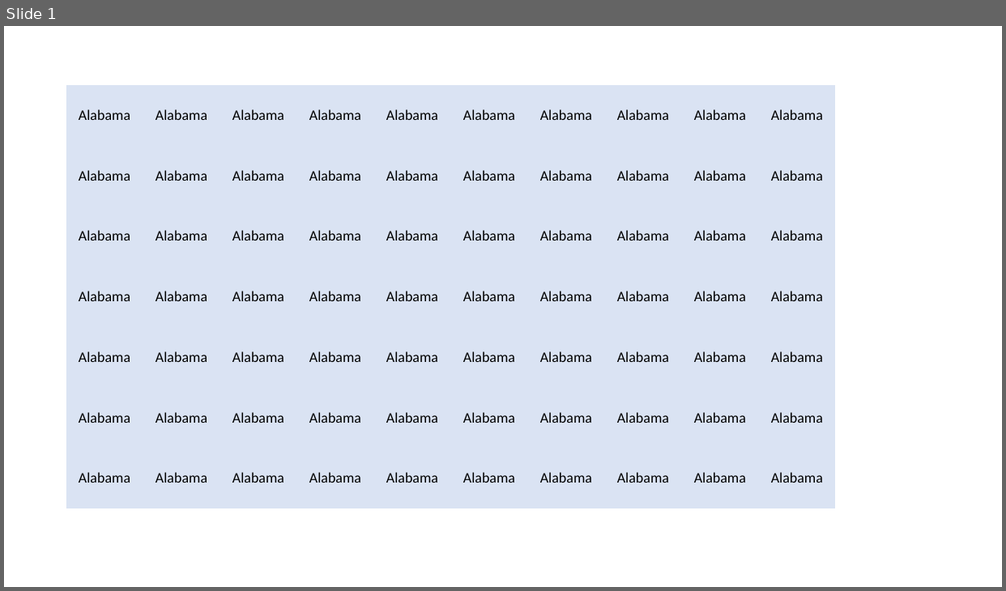
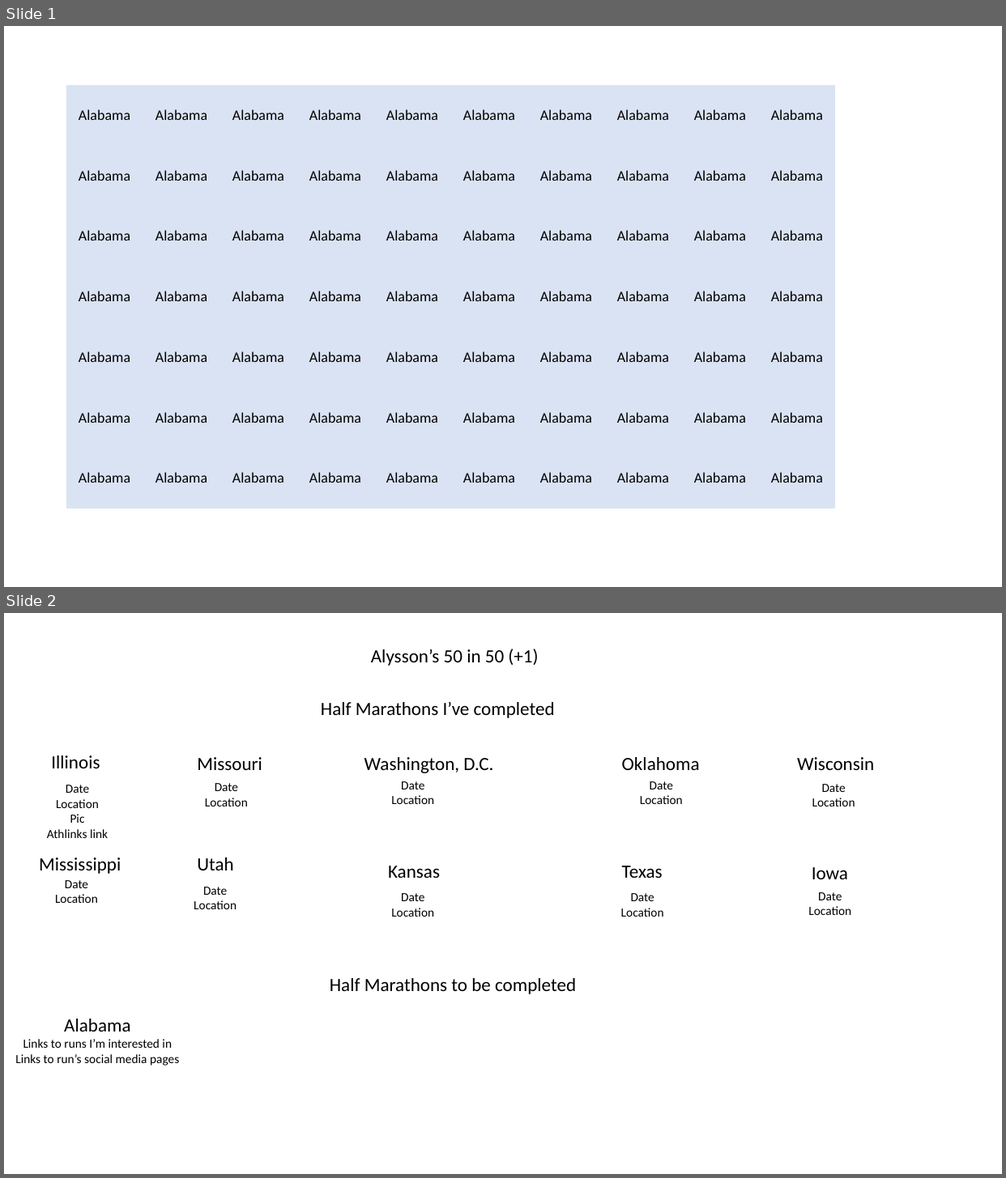
Before and after one commit to acnaumann/html-me-something, a slide deck: Layout.pptx. Shown one above the other, each under a label of ours: slide 1 before the commit, slides 1 and 2 after it. The pictures are 1006x591 and 1006x1178 pixels, drawn with LibreOffice and Linux fonts; fonts in the diff are those of the drawing. Boxes give left, top, right and bottom in pixels: in the first picture for what was removed or moved away, otherwise in the second. Text is boxed around its words. In the diff, an @@ line names an element or a change of style, - is before the commit and + after.

```diff
--- a/Layout.pptx
+++ b/Layout.pptx
@@ slide 2 added at box(4, 613, 1002, 1174), background #FFFFFF @@
@@ text added at box(371, 649, 538, 666), 18 pt, text #000000 @@
+Alysson’s 50 in 50 (+1)
@@ text added at box(321, 702, 555, 718), 18 pt, text #000000 @@
+Half Marathons I’ve completed
@@ text added at box(51, 756, 100, 769), 18 pt, text #000000 @@
+Illinois
@@ text added at box(197, 757, 262, 770), 18 pt, text #000000 @@
+Missouri
@@ text added at box(364, 757, 493, 773), 18 pt, text #000000 @@
+Washington, D.C.
@@ text added at box(622, 757, 700, 770), 18 pt, text #000000 @@
+Oklahoma
@@ text added at box(797, 757, 874, 770), 18 pt, text #000000 @@
+Wisconsin
@@ text added at box(391, 781, 434, 804), 12 pt, text #000000 @@
+Date
+Location
@@ text added at box(640, 781, 683, 804), 12 pt, text #000000 @@
+Date
+Location
@@ text added at box(47, 785, 108, 838), 12 pt, text #000000 @@
+Date
+Location
+Pic
+Athlinks link
@@ text added at box(205, 783, 248, 807), 12 pt, text #000000 @@
+Date
+Location
@@ text added at box(812, 784, 855, 807), 12 pt, text #000000 @@
+Date
+Location
@@ text added at box(39, 858, 121, 874), 18 pt, text #000000 @@
+Mississippi
@@ text added at box(197, 858, 233, 871), 18 pt, text #000000 @@
+Utah
@@ text added at box(388, 866, 440, 878), 18 pt, text #000000 @@
+Kansas
@@ text added at box(622, 866, 663, 878), 18 pt, text #000000 @@
+Texas
@@ text added at box(812, 867, 848, 879), 18 pt, text #000000 @@
+Iowa
@@ text added at box(55, 880, 98, 903), 12 pt, text #000000 @@
+Date
+Location
@@ text added at box(194, 887, 236, 909), 12 pt, text #000000 @@
+Date
+Location
@@ text added at box(391, 893, 434, 917), 12 pt, text #000000 @@
+Date
+Location
@@ text added at box(621, 893, 664, 917), 12 pt, text #000000 @@
+Date
+Location
@@ text added at box(808, 892, 851, 915), 12 pt, text #000000 @@
+Date
+Location
@@ text added at box(330, 978, 576, 995), 18 pt, text #000000 @@
+Half Marathons to be completed
@@ text added at box(15, 1039, 179, 1066), 12 pt, text #000000 @@
+Alabama
+Links to runs I’m interested in
+Links to run’s social media pages
```
Also in this commit, not shown: 1 other slide added, 1 slide removed, 7 other files.
